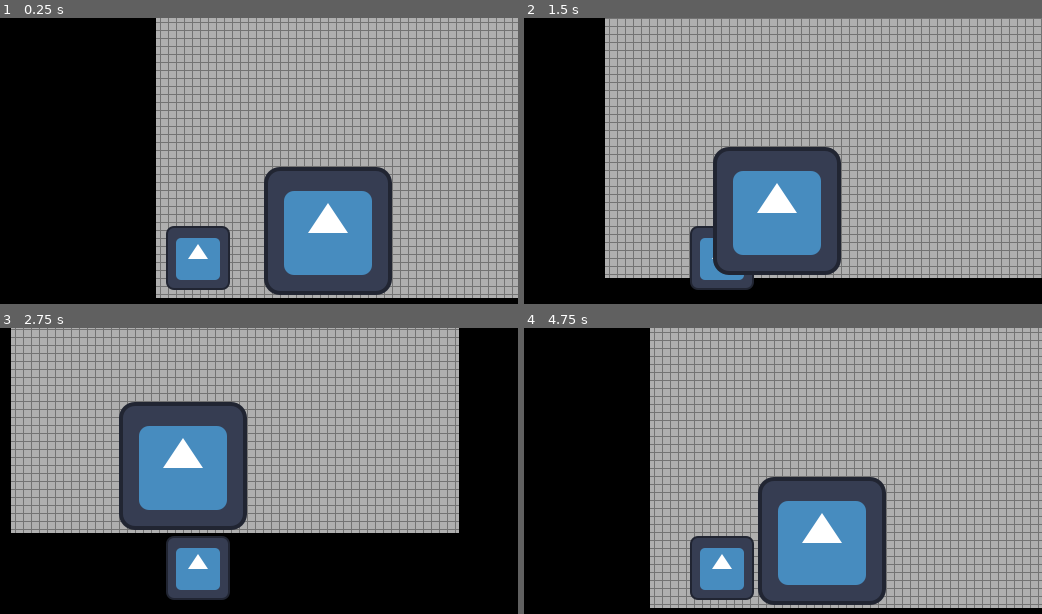
Above: before the commit, frames 1-4 (two rows, left to right).
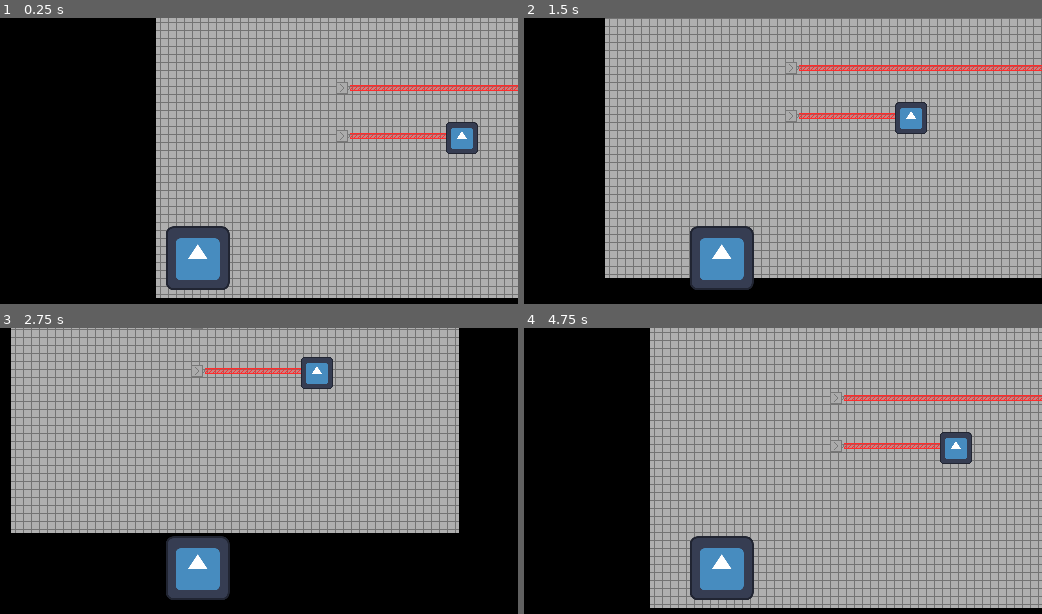
Above: after the commit, the same moments.

Repository: luminous-sky/Light-Puzzles
Game: Godot game, scene res://main/main.tscn
The game is run twice, just before and just after one commit, with the same random seed, the same clock (stepped at 60 frames per second) and the same inputs. The engine's default icon, where the game draws it, is replaced by a stand-in: a white triangle on a blue panel in a dark square.
Inputs:
- Up to frame 1 (0.25 s): no input
- Up to frame 2 (1.5 s): tap Enter at 0.5 s; hold Right (right) 0.53-1.28 s; hold Down (down) from 1.28 s (still down)
- Up to frame 3 (2.75 s): release Down (down) at 2.03 s; hold Right (right) from 2.03 s (still down)
- Up to frame 4 (4.75 s): release Right (right) at 2.78 s; hold Up (up) 2.78-3.53 s; hold Left (left) from 3.53 s (still down)

The runs differ from the first frame. In frame 1, 13% of the frame differs, in the area x 32-100%, y 22-97%; in frame 2, 13%; in frame 3, 12%; in frame 4, 13%.

Commit message:
Create basic laser pointers
Create a basic red laser pointer which adjusts its sprite based on the
RayCast2D's nearest collision or up to the maximum size.

The maximum size is set as an exported variable so that it can be
changed depending on the scene.

Diff:
--- /dev/null
+++ b/src/laser/laser_pointer.gd
@@ -0,0 +1,34 @@
+extends RigidBody2D
+
+
+## The maximum length the laser can travel
+@export var max_length: float = 512.0
+
+
+func _ready() -> void:
+	var raycast_target: Vector2 = max_length * global_transform.x
+	$RayCast.target_position = raycast_target
+
+
+func _physics_process(delta: float) -> void:
+	_update_length()
+
+
+## Updates the laser's length based to either max_length or to the RayCast2D's target
+## Returns the new length
+func _update_length() -> float:
+	var length: float = 0
+	if not $RayCast.is_colliding():
+		length = max_length
+	else:
+		var offset: Vector2 = $RayCast.get_collision_point() - $RayCast.global_position
+		length = offset.length()
+
+	_set_length(length)
+
+	return length
+
+
+## Changes the laser's length to the specified length
+func _set_length(new_len: float) -> void:
+	$Laser.region_rect.size.x = new_len
--- /dev/null
+++ b/src/laser/laser_pointer.tscn
@@ -0,0 +1,30 @@
+[gd_scene format=3 uid="uid://c61dqmjejmjks"]
+
+[ext_resource type="Texture2D" uid="uid://ckqulie4bhgpm" path="res://assets/red_laser.png" id="1_dvkcg"]
+[ext_resource type="Script" uid="uid://xwupwhmn0lqn" path="res://laser/laser_pointer.gd" id="1_kvh7j"]
+[ext_resource type="Texture2D" uid="uid://drlhpusln6tig" path="res://assets/laser_pointer.png" id="2_lougl"]
+
+[sub_resource type="RectangleShape2D" id="RectangleShape2D_moqhw"]
+size = Vector2(12, 12)
+
+[node name="LaserPointer" type="RigidBody2D" unique_id=829949379]
+script = ExtResource("1_kvh7j")
+
+[node name="Block" type="Sprite2D" parent="." unique_id=640487330]
+texture = ExtResource("2_lougl")
+
+[node name="CollisionShape2D" type="CollisionShape2D" parent="." unique_id=1301223146]
+shape = SubResource("RectangleShape2D_moqhw")
+
+[node name="Laser" type="Sprite2D" parent="." unique_id=1856397248]
+texture_repeat = 2
+position = Vector2(8, 0)
+texture = ExtResource("1_dvkcg")
+centered = false
+offset = Vector2(0, -8)
+region_enabled = true
+region_rect = Rect2(0, 0, 16, 16)
+
+[node name="RayCast" type="RayCast2D" parent="." unique_id=1339955392]
+position = Vector2(8, 0)
+target_position = Vector2(16, 0)
--- a/src/main/main.tscn
+++ b/src/main/main.tscn
@@ -3,6 +3,7 @@
 [ext_resource type="PackedScene" uid="uid://uvkhx2fvwgk2" path="res://player/player.tscn" id="1_53q0u"]
 [ext_resource type="Texture2D" uid="uid://g5htibrxi441" path="res://assets/tile.png" id="1_xwkvk"]
 [ext_resource type="Texture2D" uid="uid://vjmtchv50l7k" path="res://icon.svg" id="2_pjrb6"]
+[ext_resource type="PackedScene" uid="uid://c61dqmjejmjks" path="res://laser/laser_pointer.tscn" id="4_c651c"]
 
 [sub_resource type="TileSetAtlasSource" id="TileSetAtlasSource_c651c"]
 texture = ExtResource("1_xwkvk")
@@ -10,6 +11,9 @@
 
 [sub_resource type="TileSet" id="TileSet_qwe4u"]
 sources/0 = SubResource("TileSetAtlasSource_c651c")
+
+[sub_resource type="RectangleShape2D" id="RectangleShape2D_c651c"]
+size = Vector2(32, 32)
 
 [node name="Main" type="Node2D" unique_id=1650180587]
 
@@ -20,6 +24,18 @@
 [node name="Player" parent="." unique_id=733170964 instance=ExtResource("1_53q0u")]
 position = Vector2(42, -40)
 
-[node name="Placeholder" type="Sprite2D" parent="." unique_id=10373300]
-position = Vector2(172, -67)
+[node name="LaserPointer" parent="." unique_id=829949379 instance=ExtResource("4_c651c")]
+position = Vector2(186, -210)
+
+[node name="LaserPointer2" parent="." unique_id=1062425178 instance=ExtResource("4_c651c")]
+position = Vector2(186, -162)
+
+[node name="StaticBody2D" type="StaticBody2D" parent="." unique_id=149755564]
+position = Vector2(306, -160)
+
+[node name="Placeholder" type="Sprite2D" parent="StaticBody2D" unique_id=10373300]
+scale = Vector2(0.25, 0.25)
 texture = ExtResource("2_pjrb6")
+
+[node name="CollisionShape2D" type="CollisionShape2D" parent="StaticBody2D" unique_id=2078830463]
+shape = SubResource("RectangleShape2D_c651c")
--- a/src/project.godot
+++ b/src/project.godot
@@ -53,9 +53,11 @@
 [physics]
 
 3d/physics_engine="Jolt Physics"
+2d/default_gravity=0.0
 
 [rendering]
 
+textures/canvas_textures/default_texture_filter=0
 rendering_device/driver.windows="d3d12"
 renderer/rendering_method="gl_compatibility"
 renderer/rendering_method.mobile="gl_compatibility"
Binary file added: src/assets/laser_pointer.png
Not shown, added: src/assets/laser_pointer.png.import
Binary file added: src/assets/red_laser.png
Not shown, added: src/assets/red_laser.png.import
Not shown, added: src/laser/laser_pointer.gd.uid
